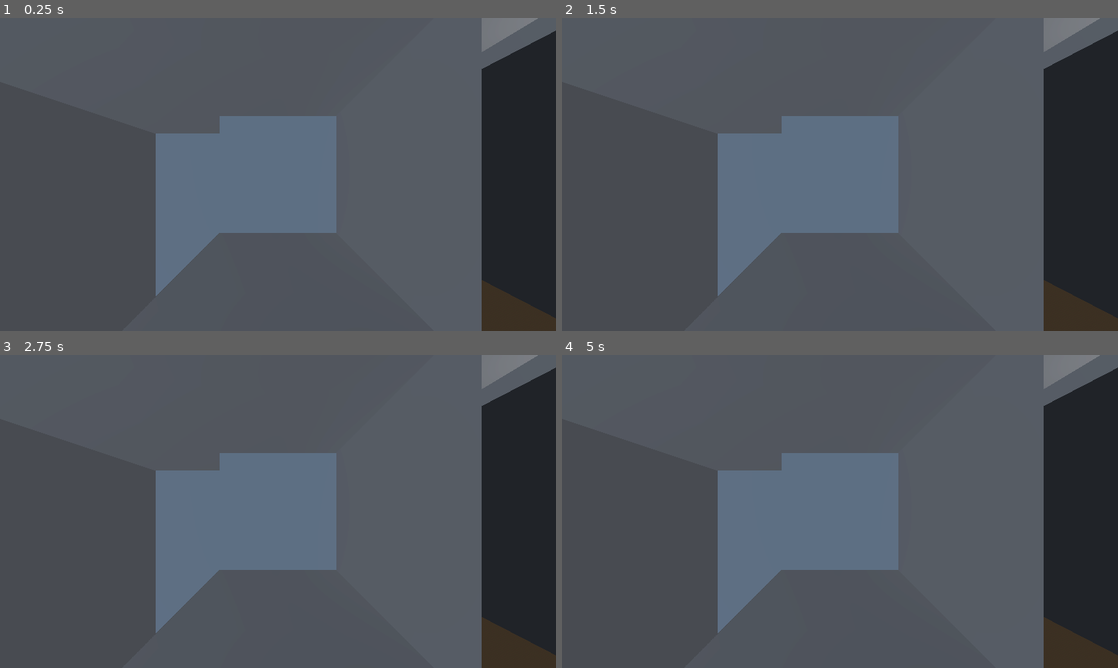
Above: before the commit, frames 1-4 (two rows, left to right).
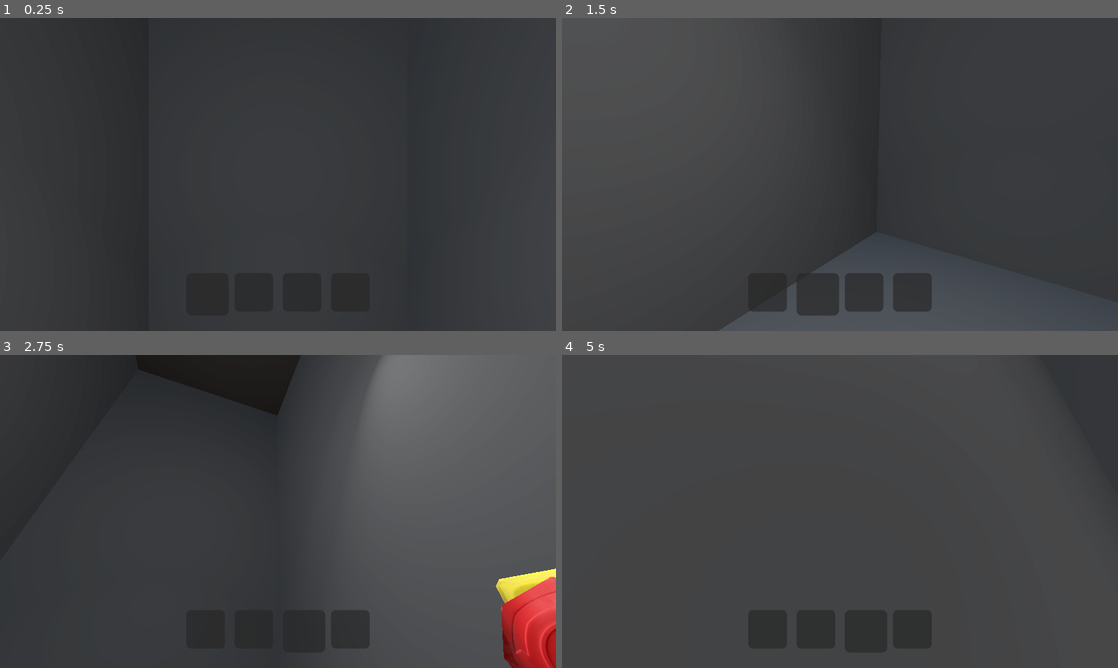
Above: after the commit, the same moments.

Repository: SavageMode123/Lethal-Company
Game: Godot game, scene res://main.tscn
Two runs of this game, one before a commit and one after it. Both use one fixed random seed, a clock stepped at 60 frames per second and the inputs below.
Inputs (mouse positions are in pixels of both pictures, inside the frame that each line leads up to):
- Up to frame 1 (0.25 s): no input
- Up to frame 2 (1.5 s): move the mouse to (962, 158) at 0.52 s; hold Q (CycleInventoryRight) 0.53-1.28 s; tap E (Interact) at 0.6 s; tap Space (Jump) at 0.77 s; move the mouse to (728, 190) at 1.27 s; hold S (Back) from 1.28 s (still down); tap C (Crouch) at 1.35 s
- Up to frame 3 (2.75 s): tap Space (Jump) at 1.52 s; tap E (Interact) at 1.55, 2.3 s; move the mouse to (333, 442) at 2.02 s; release S (Back) at 2.03 s; hold Q (CycleInventoryRight) from 2.03 s (still down); tap G (Drop) at 2.1 s
- Up to frame 4 (5 s): tap Enter at 2.75 s; move the mouse to (812, 574) at 2.77 s; release Q (CycleInventoryRight) at 2.78 s; hold W (Forward) 2.78-3.53 s; tap E (Interact) at 2.85, 3.8, 4.35 s; tap Space (Jump) at 3.02, 3.77, 4.52 s; move the mouse to (1006, 558) at 3.52 s; hold A (Left) from 3.53 s (still down); tap Shift (Sprint) at 3.6 s; move the mouse to (673, 464) at 4.27 s

The runs differ from the first frame. In frame 1, 90% of the frame differs, in the area x 0-100%, y 0-100%; in frame 2, 57%; in frame 3, 58%; in frame 4, 65%.
Error after the commit: Out of bounds get index '-1' (on base: 'Array[Node3D]') (res://ProceduralGenerator.gd:127)

Commit message:
Began Room Generation(not working)

Diff:
--- a/Player.gd
+++ b/Player.gd
@@ -45,7 +45,6 @@
 	interactRay.clear_exceptions()
 
 	if interacting:
-		print(interacting)
 		if interacting.has_meta("scrap") or interacting.name in interactablesNotIncludingScrap:
 			showInteractLabel()
 			return interacting
--- a/ProceduralGenerator.gd
+++ b/ProceduralGenerator.gd
@@ -8,7 +8,7 @@
 
 # Called when the node enters the scene tree for the first time.
 func _ready() -> void:
-	generateMap(Vector3i(0, 0, 0))
+	generateMap(Vector3i(0, 0, 105))
 
 # Called every frame. 'delta' is the elapsed time since the previous frame.
 func _process(_delta: float) -> void:
@@ -16,46 +16,42 @@
 
 
 func room_spawning(origin_chunk: Vector3i) -> Array[Vector3]:
-	var room: Node3D = Rooms.get_node("V1").duplicate()
+	var connector_pos: Array[Vector3] = []
+	var rooms: Array[Node3D] = []
+
+	# First Room
+	var room = Rooms.get_node("V1").duplicate()
 	room.position = origin_chunk
-	var rooms: Array[Node3D] = [room]
-	var chunk_pos: Array[Vector3] = []
+	rooms.append(room)
+	Root.call_deferred("add_child", room)
 
-	# for i in range(rng.randi_range(2, 5)):
-	for i in range(-5, 5):
-		var rand_connector: Node3D = rooms[-1].get_node("Connectors").get_node("Connector"+str(rng.randi_range(1, 4)))
-		var rand_pos : Vector3 = Vector3(rand_connector.position.x + (rng.randi_range(-10, 10)*i), rand_connector.position.y, rand_connector.position.z + (rng.randi_range(-10, 10)*i))
+	# Calculating Positions of Other Rooms
+	for i in range(10):
+		var base_room: Node3D = rooms[rng.randi_range(0, len(rooms)-1)]
+		var start_connector: Node3D = base_room.get_node("Connectors").get_node("Connector"+str(rng.randi_range(1, 4)))
 
-		var object: Node3D = room.duplicate()
-		object.position = rand_pos
+		while not start_connector.is_inside_tree():
+			await get_tree().create_timer(1.0).timeout
+
+		var room_pos: Vector3i = rand_walk(start_connector.global_position, 10)[-1]
+		connector_pos.append(start_connector.global_position)
+
+		# Spawning
+		var object: Node3D = Rooms.get_node("V1").duplicate()
+		object.position = room_pos
+		rooms.append(object)
 		Root.call_deferred("add_child", object)
 
-	return chunk_pos
-
-func hallway_spawning(origin_chunk: Vector3i) -> Array[Vector3i]:
-	var chunk_pos: Array[Vector3i] = [origin_chunk]
-	var cur_pos: Vector3i = origin_chunk
-	var cur_dir: Vector3i = Vector3i.FORWARD
-	var last_dir: Vector3i = Vector3i.FORWARD
-
-	# Getting Chunk Positions
-	for i in range(1000):
-		var directions: Array[Vector3i] = [Vector3i.FORWARD, Vector3i.BACK, Vector3i.LEFT, Vector3i.RIGHT, last_dir]
-		directions.shuffle()
-		cur_dir = directions.pop_front()
-
-		if (cur_pos + cur_dir) *4 in chunk_pos:
-			continue
-
-		cur_pos += cur_dir
-		last_dir = cur_dir
-		chunk_pos.append(cur_pos*4)
+	return connector_pos
 
 
+func spawn_hallways(chunk_pos: Array[Vector3i]) -> Array[Node3D]:
+	var hallways: Array[Node3D] = []
 	# Spawning Chunks
 	for index in range(len(chunk_pos)):
 		var object: Node3D = Hallways.get_node("V2").duplicate()
 		object.position = chunk_pos[index]
+		hallways.append(object)
 		Root.call_deferred("add_child", object)
 
 		# Deleting Walls Based on Previous and Next Hallway Position
@@ -86,11 +82,78 @@
 			elif dir == Vector3.LEFT:
 				object.get_node("Wall2").call_deferred("queue_free")
 
+	return hallways
+
+
+func hallway_connector(start_pos: Vector3, end_pos: Vector3):
+	var cur_pos = start_pos
+	var hallways: Array[Node3D] = []
+
+	var i: int = 0
+	while true:
+		i+=1
+		if cur_pos == end_pos:
+			break
+
+
+		if i % 2 == 0:
+			var chunk_pos: Array[Vector3i] = rand_walk(cur_pos, 5)
+			# var hallway_len: int = len(hallways)
+			hallways.append_array(spawn_hallways(chunk_pos))
+
+			# while len(hallways) == hallway_len:
+			# 	await get_tree().create_timer(1.0).timeout
+
+			while not hallways[-1].is_inside_tree():
+				await get_tree().create_timer(1.0).timeout
+			cur_pos = hallways[-1].position
+			continue
+
+		var dir: Vector3 = Vector3(cur_pos.x, cur_pos.y, cur_pos.z).direction_to(Vector3(end_pos.x, end_pos.y, end_pos.z)).normalized()
+		var chunk_pos: Array[Vector3i] = []
+
+		if dir == Vector3.FORWARD:
+			for j in range(1, 5): chunk_pos.append(cur_pos + Vector3(j, 0, 0))
+		elif dir == Vector3.BACK:
+			for j in range(1, 5): chunk_pos.append(cur_pos - Vector3(j, 0, 0))
+		elif dir == Vector3.LEFT:
+			for j in range(1, 5): chunk_pos.append(cur_pos - Vector3(0, 0, j))
+		elif dir == Vector3.RIGHT:
+			for j in range(1, 5): chunk_pos.append(cur_pos + Vector3(0, 0, j))
+
+		# var hallway_len: int = len(hallways)
+		hallways.append_array(spawn_hallways(chunk_pos))
+
+		while not hallways[-1].is_inside_tree():
+			await get_tree().create_timer(1.0).timeout
+		cur_pos = hallways[-1].position
+		print(cur_pos)
+
+
+func rand_walk(cur_pos: Vector3i, iterations: int = 10) -> Array[Vector3i]:
+	var chunk_pos: Array[Vector3i] = []
+	var last_dir: Vector3i = Vector3i.FORWARD
+
+	for i in range(iterations):
+		var directions: Array[Vector3i] = [Vector3i.FORWARD, Vector3i.BACK, Vector3i.LEFT, Vector3i.RIGHT, last_dir]
+		directions.shuffle()
+		var cur_dir: Vector3i = directions.pop_front()
+
+		if (cur_pos + cur_dir) * 4 in chunk_pos:
+			continue
+
+		cur_pos += cur_dir
+		last_dir = cur_dir
+		chunk_pos.append(cur_pos*4)
+	# print(chunk_pos)
 	return chunk_pos
 
 func generateMap(origin_chunk: Vector3i) -> void:
-	var _chunk_pos: Array = hallway_spawning(origin_chunk)
-	# room_spawning(origin_chunk)
+	# var _chunk_pos: Array = hallway_spawning(origin_chunk)
+	# var chunk_pos: Array[Vector3] = await room_spawning(origin_chunk)
+	# print(chunk_pos)
+	# for index in range(0, len(chunk_pos), 2):
+	hallway_connector(Vector3i(0, 0, 0), Vector3i(10, 0, 10))
 
 func send_raycast(from: Vector3i, to: Vector3i) -> Dictionary:
 	var space_state: PhysicsDirectSpaceState3D = get_world_3d().direct_space_state
--- a/main.tscn
+++ b/main.tscn
@@ -297,17 +297,23 @@
 [node name="WorldEnvironment" type="WorldEnvironment" parent="."]
 environment = SubResource("Environment_by3nm")
 
+[node name="ProceduralGenerator" type="Node3D" parent="." node_paths=PackedStringArray("Hallways", "Rooms", "Root")]
+script = ExtResource("6_x11xo")
+Hallways = NodePath("../Hallways")
+Rooms = NodePath("../Rooms")
+Root = NodePath("..")
+
 [node name="Players" type="Node3D" parent="."]
-transform = Transform3D(1, 0, 0, 0, 1, 0, 0, 0, 1, 2.08165e-12, 7, 2.08165e-12)
+transform = Transform3D(1, 0, 0, 0, 1, 0, 0, 0, 1, 2.08165e-12, 2.08165e-12, 2.08165e-12)
 
 [node name="Player" parent="Players" node_paths=PackedStringArray("Main", "ScrapHandler") instance=ExtResource("1_h55wo")]
-transform = Transform3D(1, 0, 0, 0, 1, 0, 0, 0, 1, 2.08165e-12, 5, 2.08165e-12)
+transform = Transform3D(1, 0, 0, 0, 1, 0, 0, 0, 1, 2.08165e-12, 2, 2.08165e-12)
 Main = NodePath("../..")
 ScrapHandler = NodePath("../../Modules/ScrapHandler")
 mouse_sensitivity = 0.003
 
 [node name="Elevator" type="Node3D" parent="." node_paths=PackedStringArray("Players")]
-transform = Transform3D(-1, 3.48787e-16, -8.74228e-08, 3.48787e-16, 1, -3.48787e-16, 8.74228e-08, -3.48787e-16, -1, 0, 0, 35.699)
+transform = Transform3D(-1, 3.48787e-16, -8.74228e-08, 3.48787e-16, 1, -3.48787e-16, 8.74228e-08, -3.48787e-16, -1, 2.08165e-12, 2.08165e-12, 2.08165e-12)
 script = ExtResource("2_qana8")
 Players = NodePath("../Players")
 
@@ -425,13 +431,8 @@
 light_energy = 1.566
 omni_range = 11.626
 
-[node name="ProceduralGenerator" type="Node3D" parent="." node_paths=PackedStringArray("Hallways", "Rooms", "Root")]
-script = ExtResource("6_x11xo")
-Hallways = NodePath("../Hallways")
-Rooms = NodePath("../Rooms")
-Root = NodePath("..")
-
 [node name="Rooms" type="Node3D" parent="."]
+transform = Transform3D(1, 0, 0, 0, 1, 0, 0, 0, 1, 2.08165e-12, 100, 2.08165e-12)
 
 [node name="V1" type="Node3D" parent="Rooms"]
 
@@ -597,85 +598,7 @@
 transform = Transform3D(1, 0, 0, 0, 1, 0, 0, 0, 1, 2.08165e-12, 2.08165e-12, -2)
 
 [node name="Hallways" type="Node3D" parent="."]
-
-[node name="V1" type="Node3D" parent="Hallways"]
-transform = Transform3D(1, 0, 0, 0, 1, 0, 0, 0, 1, 11.2142, 0, 0)
-
-[node name="Floor" type="StaticBody3D" parent="Hallways/V1"]
-transform = Transform3D(5.075, 0, 0, 0, 0.049, 0, 0, 0, 8.949, 2.08165e-12, 2.08165e-12, 2.08165e-12)
-
-[node name="CollisionShape3D" type="CollisionShape3D" parent="Hallways/V1/Floor"]
-shape = SubResource("BoxShape3D_r5elr")
-
-[node name="MeshInstance3D" type="MeshInstance3D" parent="Hallways/V1/Floor/CollisionShape3D"]
-mesh = SubResource("BoxMesh_wultg")
-
-[node name="Roof" type="StaticBody3D" parent="Hallways/V1"]
-transform = Transform3D(5.075, 0, 0, 0, 0.049, 0, 0, 0, 8.949, 2.08165e-12, 8.9, 2.08165e-12)
-
-[node name="CollisionShape3D" type="CollisionShape3D" parent="Hallways/V1/Roof"]
-shape = SubResource("BoxShape3D_r5elr")
-
-[node name="MeshInstance3D" type="MeshInstance3D" parent="Hallways/V1/Roof/CollisionShape3D"]
-mesh = SubResource("BoxMesh_wultg")
-
-[node name="Connector" type="StaticBody3D" parent="Hallways/V1"]
-transform = Transform3D(5.07462, 0, 0, 0, -2.13906e-09, 8.94905, 0, -0.0489359, -3.91175e-07, 2.08165e-12, 4.45, 4.48894)
-
-[node name="CollisionShape3D" type="CollisionShape3D" parent="Hallways/V1/Connector"]
-visible = false
-shape = SubResource("BoxShape3D_r5elr")
-disabled = true
-
-[node name="MeshInstance3D" type="MeshInstance3D" parent="Hallways/V1/Connector/CollisionShape3D"]
-mesh = SubResource("BoxMesh_wultg")
-
-[node name="Connector2" type="StaticBody3D" parent="Hallways/V1"]
-transform = Transform3D(5.07462, -2.23668e-28, 1.78792e-33, 0, -2.13906e-09, -8.94905, 2.31942e-26, 0.0489359, -3.91175e-07, 2.08165e-12, 4.45, -4.46)
-
-[node name="CollisionShape3D" type="CollisionShape3D" parent="Hallways/V1/Connector2"]
-visible = false
-shape = SubResource("BoxShape3D_r5elr")
-disabled = true
-
-[node name="MeshInstance3D" type="MeshInstance3D" parent="Hallways/V1/Connector2/CollisionShape3D"]
-transform = Transform3D(1, -7.92088e-21, 3.1594e-31, 7.92088e-21, 1, -6.07153e-18, -3.1594e-31, 6.07153e-18, 1, 0, 0, 0)
-mesh = SubResource("BoxMesh_wultg")
-
-[node name="Wall2" type="StaticBody3D" parent="Hallways/V1"]
-transform = Transform3D(-3.91173e-07, -0.049, -3.91173e-07, 0, -2.14186e-09, 8.949, -8.949, 2.14186e-09, 1.70987e-14, 2.538, 4.45, 2.08165e-12)
-
-[node name="CollisionShape3D" type="CollisionShape3D" parent="Hallways/V1/Wall2"]
-shape = SubResource("BoxShape3D_r5elr")
-
-[node name="MeshInstance3D" type="MeshInstance3D" parent="Hallways/V1/Wall2/CollisionShape3D"]
-mesh = SubResource("BoxMesh_wultg")
-
-[node name="Wall3" type="StaticBody3D" parent="Hallways/V1"]
-transform = Transform3D(-3.91173e-07, -0.049, -3.91173e-07, 0, -2.14186e-09, 8.949, -8.949, 2.14186e-09, 1.70987e-14, -2.538, 4.45, 2.08165e-12)
-
-[node name="CollisionShape3D" type="CollisionShape3D" parent="Hallways/V1/Wall3"]
-shape = SubResource("BoxShape3D_r5elr")
-
-[node name="MeshInstance3D" type="MeshInstance3D" parent="Hallways/V1/Wall3/CollisionShape3D"]
-mesh = SubResource("BoxMesh_wultg")
-
-[node name="Light" type="SpotLight3D" parent="Hallways/V1"]
-transform = Transform3D(1, -6.97574e-16, -1.5246e-23, -1.5246e-23, -4.37114e-08, 1, -6.97574e-16, -1, -4.37114e-08, -0.0820077, 8.54226, 0.280514)
-light_energy = 3.667
-spot_range = 22.686
-spot_angle = 33.41
-
-[node name="Light3" type="SpotLight3D" parent="Hallways/V1"]
-transform = Transform3D(1, -6.97574e-16, -1.5246e-23, -1.5246e-23, -4.37114e-08, 1, -6.97574e-16, -1, -4.37114e-08, -1.97367, 5.16601, 0.280514)
-light_energy = 3.667
-spot_range = 22.686
-spot_angle = 33.41
-
-[node name="Light4" type="OmniLight3D" parent="Hallways/V1"]
-transform = Transform3D(1, 0, 0, 0, 1, 0, 0, 0, 1, 0, 3.21818, 0)
-light_energy = 1.566
-omni_range = 11.626
+transform = Transform3D(1, 0, 0, 0, 1, 0, 0, 0, 1, 2.08165e-12, 100, 2.08165e-12)
 
 [node name="V2" type="Node3D" parent="Hallways"]
 transform = Transform3D(4, 0, 0, 0, 4, 0, 0, 0, 4, 10.5604, 2.08165e-12, 10.4317)
@@ -747,8 +670,6 @@
 mesh = SubResource("BoxMesh_dy5gb")
 skeleton = NodePath("../../..")
 
-[node name="Players" type="Node3D" parent="."]
-
 [node name="Camera3D" type="Camera3D" parent="."]
 transform = Transform3D(1, -6.97574e-16, -1.5246e-23, -1.5246e-23, -4.37114e-08, 1, -6.97574e-16, -1, -4.37114e-08, 2.08165e-12, 10, 2.08165e-12)
 visible = false
--- a/player.tscn
+++ b/player.tscn
@@ -26,7 +26,7 @@
 camera = NodePath("Camera")
 
 [node name="Camera" type="Camera3D" parent="."]
-transform = Transform3D(2.39234, 0, 0, 0, 2.39234, 0, 0, 0, 2.39234, 2.08165e-12, 1.5, -0.25)
+transform = Transform3D(2.39234, 0, 0, 0, 2.39234, 0, 0, 0, 2.39234, 2.08165e-12, 1.5, -0.5)
 current = true
 
 [node name="InteractRay" type="RayCast3D" parent="Camera"]
Not shown, changed: scraps.tscn
